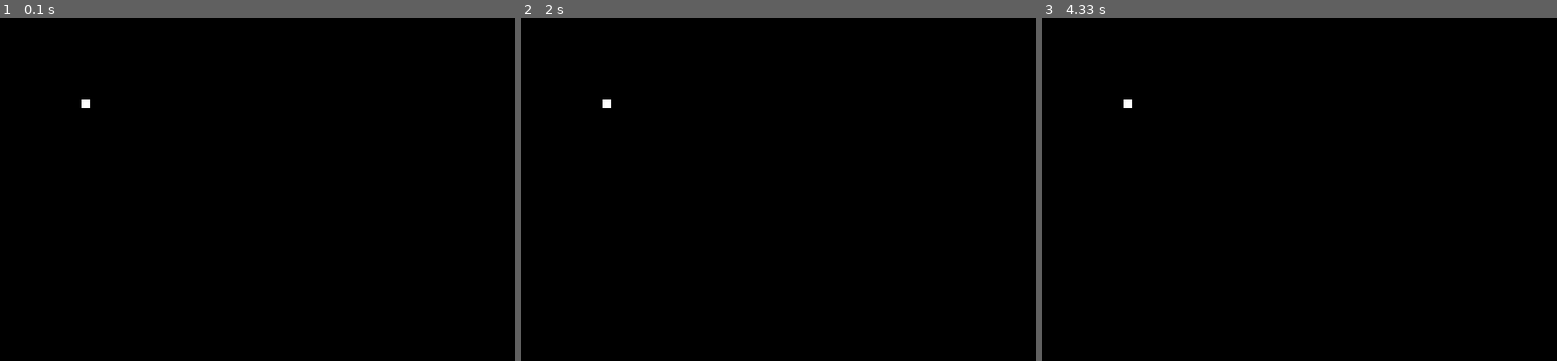
Above: before the commit, frames 1-3 (left to right).
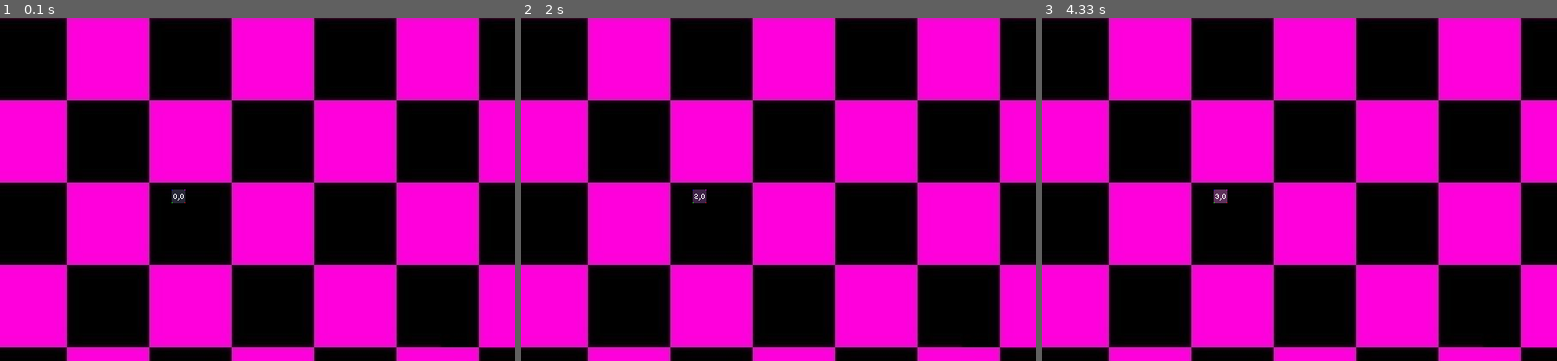
Above: after the commit, the same moments.

Repository: BarbosaNath/Python-Projects
Game: pygame game, started from GTA Clone/main.py
Two runs of this game, one before a commit and one after it. Both use one fixed random seed, a clock stepped at 60 frames per second and the inputs below.
Inputs:
- Up to frame 1 (0.1 s): no input
- Up to frame 2 (2 s): tap Enter at 0.33 s; tap Space at 1.67 s
- Up to frame 3 (4.33 s): tap Space at 2.07, 2.37, 2.57, 2.9, 3.2, 3.4, 3.7, 3.97, 4.3 s

The runs differ from the first frame. In frame 1, 54% of the frame differs, in the area x 0-100%, y 0-100%; in frame 2, 54%; in frame 3, 54%.

Commit message:
Update to Entity and SpriteSheet classes
Also added some test image

Diff:
--- a/GTA Clone/entity.py
+++ b/GTA Clone/entity.py
@@ -1,20 +1,24 @@
 from globals import pygame
+from spritesheet import SpriteSheet
 class Entity(pygame.sprite.Sprite):
-    def __init__(self, pos, size):
+    def __init__(self, pos, size, image_path):
         super().__init__()
-        self.image = pygame.Surface(size)
-        self.image.fill((255,255,255))
+        self.image = pygame.image.load(image_path)
         self.rect = self.image.get_rect()
         self.rect.center = pos
+        # TODO: add a SpriteSheet to an entity
+        self.sprite_sheet = SpriteSheet(image_path,size)
 
-        self.spd   =1# speed
-        self.dir   =1# direction array
+        self.spd   = 1# speed
+        self.dir   = 1# direction array
         self.pos   = pos  # position array
         self.accel = self.dir * self.spd # acceleration array
 
 
-    def move(self):
-        self.pos += self.accel
+    def move(self, dir):
+        self.dir   = dir
+        self.accel = self.dir * self.spd
+        self.pos  += self.accel
 
     def collide(self):
         pass
--- a/GTA Clone/main.py
+++ b/GTA Clone/main.py
@@ -1,30 +1,34 @@
-import sys
 from globals import pygame
-from entity import Entity
+from entity  import Entity
+from spritesheet import SpriteSheet
 
 # GLOBALS
 SCREEN_SIZE = (600, 400)
-SCREEN = pygame.display.set_mode(SCREEN_SIZE)
-clock = pygame.time.Clock()
+SCREEN      = pygame.display.set_mode(SCREEN_SIZE)
+clock       = pygame.time.Clock()
 
-pygame.init()
+background  = pygame.image.load("Assets/Test Material.jpg")
 
-e = Entity((100,100),(10,10))
-entity_group = pygame.sprite.Group()
-entity_group.add(e)
+test = SpriteSheet("Assets/TestSpriteSheet.png", (16, 16))
+frames = test.get_frames()
 
-background = pygame.image.load("Assets/Test Material.jpg")
+
+frame = 0
 
 running = True
 while running:
     for event in pygame.event.get():
         if event.type == pygame.QUIT:
             running = False
+        if event.type == pygame.KEYDOWN:
+            frame += 1
 
-    entity_group.draw(SCREEN)
+    frame = frame % len(frames)
+
+    SCREEN.blit(background, (0,0))
+    SCREEN.blit(frames[frame], (200,200))
 
     pygame.display.update()
     clock.tick(60)
 
 pygame.quit()
-sys.exit
--- /dev/null
+++ b/GTA Clone/spritesheet.py
@@ -0,0 +1,48 @@
+from globals import pygame
+class SpriteSheet:
+    def __init__(self, image_path, sprite_size):
+        self.image       = pygame.image.load(image_path)
+        self.sprite_size = sprite_size
+        self.columns     = (int)(self.image.get_rect()[2]/sprite_size[0])
+        self.rows        = (int)(self.image.get_rect()[3]/sprite_size[1])
+
+    def get_frames(self, start = (0,0), end = None):
+        frames = []
+
+
+        for row in range(self.rows - start[1]):
+            for column in range(self.columns - start[0]):
+                location = (
+                    (start[0] * self.sprite_size[0]) + (self.sprite_size[0] * column),
+                    (start[1] * self.sprite_size[1]) + (self.sprite_size[1] *    row)
+                )
+                frames.append(self.image.subsurface(pygame.Rect(location, self.sprite_size)))
+
+        return frames
+
+    def get_frames_from_strip(self, start = (0,0), direction = "horizontal"):
+        frames = []
+
+        if direction == "horizontal":
+            for x in range(self.columns - start[0]):
+                location = (
+                    (start[0] * self.sprite_size[0]) + (self.sprite_size[0] * x),
+                    (start[1] * self.sprite_size[1])
+                )
+                frames.append(self.image.subsurface(pygame.Rect(location, self.sprite_size)))
+
+        elif direction == "vertical":
+            for y in range(self.rows - start[1]):
+                location = (
+                    (start[0] * self.sprite_size[0]),
+                    (start[1] * self.sprite_size[1]) + (self.sprite_size[1] * y)
+                )
+                frames.append(self.image.subsurface(pygame.Rect(location, self.sprite_size)))
+        else:
+            print("direction should be \"horizontal\" or \"vertical\", you wrote {}".format(direction))
+
+        for i in range(len(frames), 0, -1):
+            # TODO: check for empty frames
+            pass
+
+        return frames
Binary file added: GTA Clone/Assets/TestSpriteSheet.png
